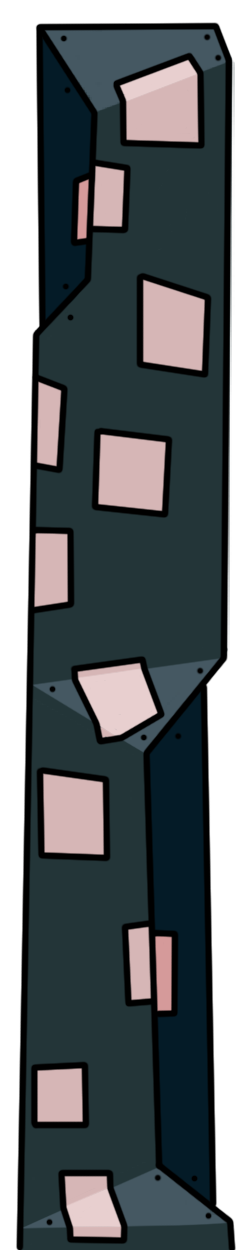
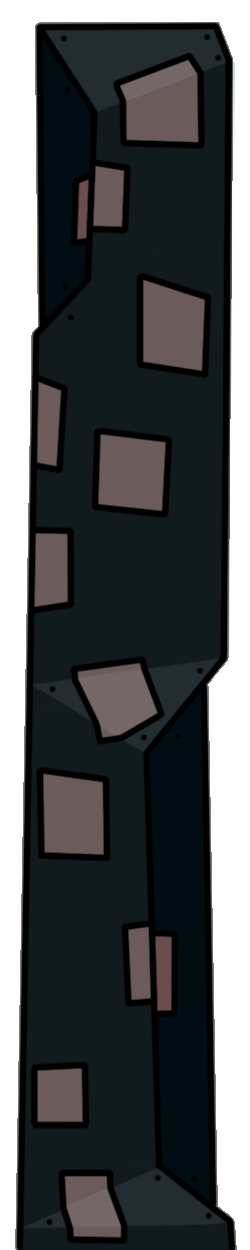
Before/after of a 250x1250 layered artwork. What changed in the layer stack:
added layer "Layer 1" above "Linework" over [15, 22, 237, 1250]
